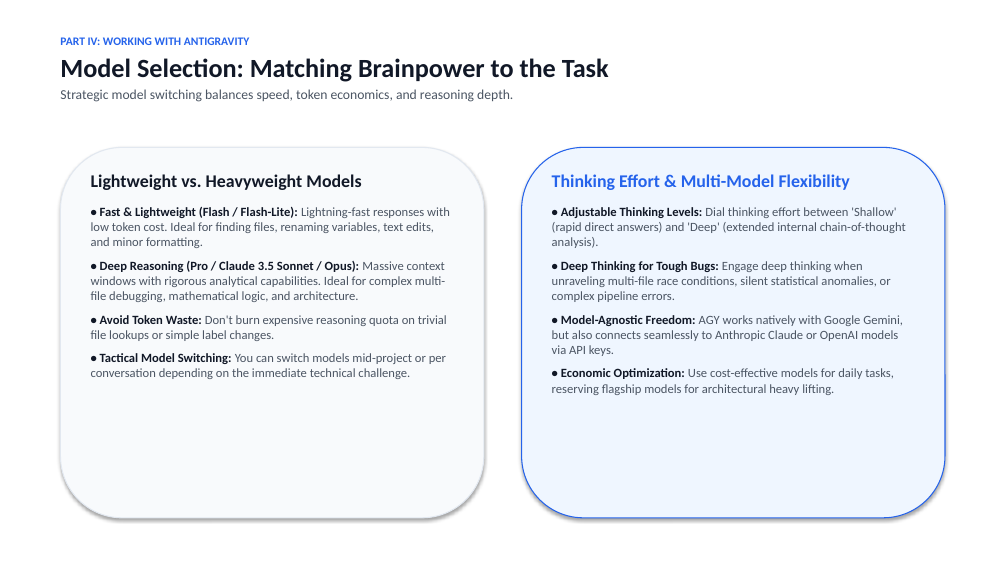
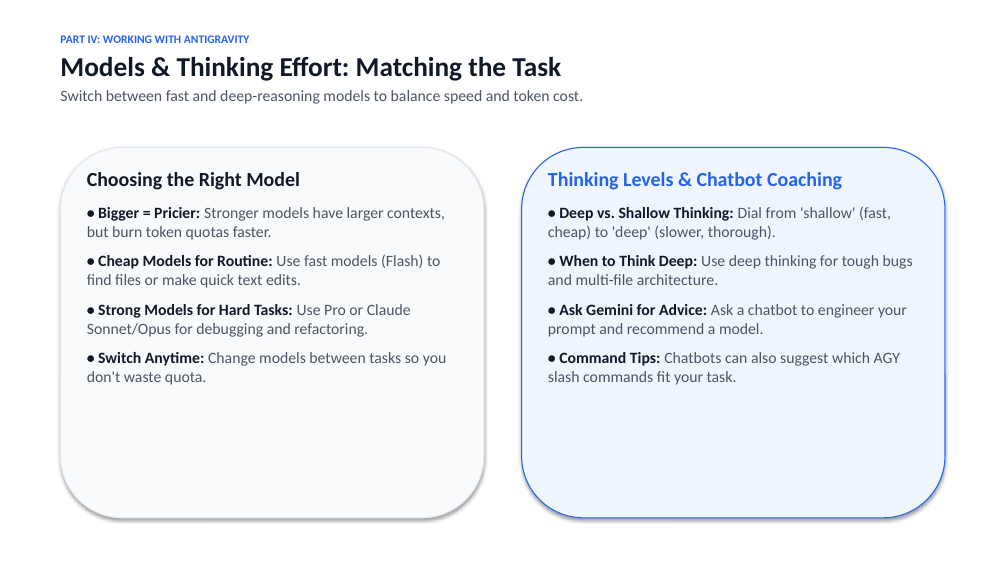
Before and after one commit to berman-lab/antigravity-intoduction-presentation, a slide deck: slide 18 of antigravity_lab_presentation.pptx. Drawn at 1008x567 pixels with LibreOffice and Linux fonts; fonts in the diff are those of the drawing. Boxes give left, top, right and bottom in pixels: in the first picture for what was removed or moved away, otherwise in the second. Text is boxed around its words. In the diff, an @@ line names an element or a change of style, - is before the commit and + after.

```diff
--- a/antigravity_lab_presentation.pptx
+++ b/antigravity_lab_presentation.pptx
@@ text at (60,57,583,104): text changed; size 13 to 15 pt @@
-Model Selection: Matching Brainpower to the Task
-Strategic model switching balances speed, token economics, and reasoning depth.
+Models & Thinking Effort: Matching the Task
+Switch between fast and deep-reasoning models to balance speed and token cost.
@@ text at (87,172,446,385): text changed; size 12 to 15 pt @@
-Lightweight vs. Heavyweight Models
-• Fast & Lightweight (Flash / Flash-Lite): Lightning-fast responses with low token cost. Ideal for finding files, renaming variables, text edits, and minor formatting.
-• Deep Reasoning (Pro / Claude 3.5 Sonnet / Opus): Massive context windows with rigorous analytical capabilities. Ideal for complex multi-file debugging, mathematical logic, and architecture.
-• Avoid Token Waste: Don't burn expensive reasoning quota on trivial file lookups or simple label changes.
-• Tactical Model Switching: You can switch models mid-project or per conversation depending on the immediate technical challenge.
+Choosing the Right Model
+• Bigger = Pricier: Stronger models have larger contexts, but burn token quotas faster.
+• Cheap Models for Routine: Use fast models (Flash) to find files or make quick text edits.
+• Strong Models for Hard Tasks: Use Pro or Claude Sonnet/Opus for debugging and refactoring.
+• Switch Anytime: Change models between tasks so you don't waste quota.
@@ text at (548,172,913,385): text changed; size 12 to 15 pt @@
-Thinking Effort & Multi-Model Flexibility
-• Adjustable Thinking Levels: Dial thinking effort between 'Shallow' (rapid direct answers) and 'Deep' (extended internal chain-of-thought analysis).
-• Deep Thinking for Tough Bugs: Engage deep thinking when unraveling multi-file race conditions, silent statistical anomalies, or complex pipeline errors.
-• Model-Agnostic Freedom: AGY works natively with Google Gemini, but also connects seamlessly to Anthropic Claude or OpenAI models via API keys.
-• Economic Optimization: Use cost-effective models for daily tasks, reserving flagship models for architectural heavy lifting.
+Thinking Levels & Chatbot Coaching
+• Deep vs. Shallow Thinking: Dial from 'shallow' (fast, cheap) to 'deep' (slower, thorough).
+• When to Think Deep: Use deep thinking for tough bugs and multi-file architecture.
+• Ask Gemini for Advice: Ask a chatbot to engineer your prompt and recommend a model.
+• Command Tips: Chatbots can also suggest which AGY slash commands fit your task.
```
Also in this commit, not shown: 28 other slides changed, 1 other file.
